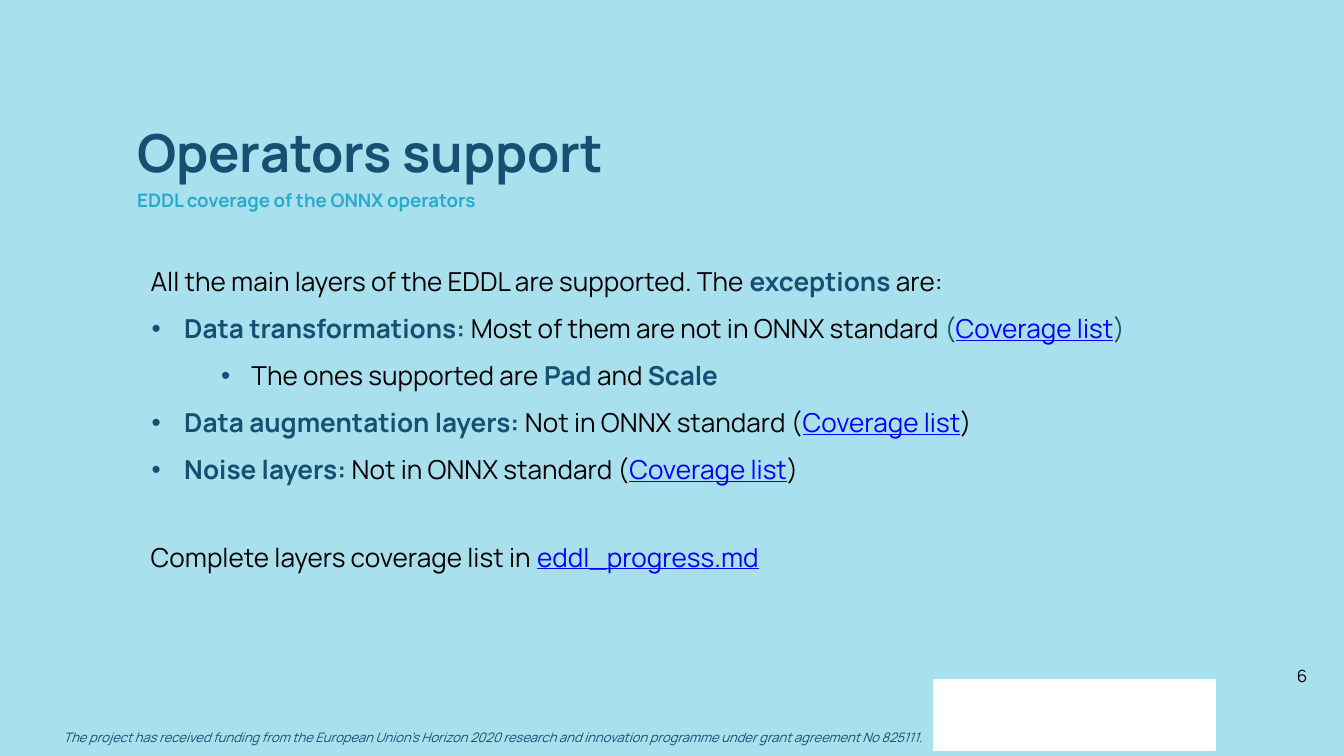
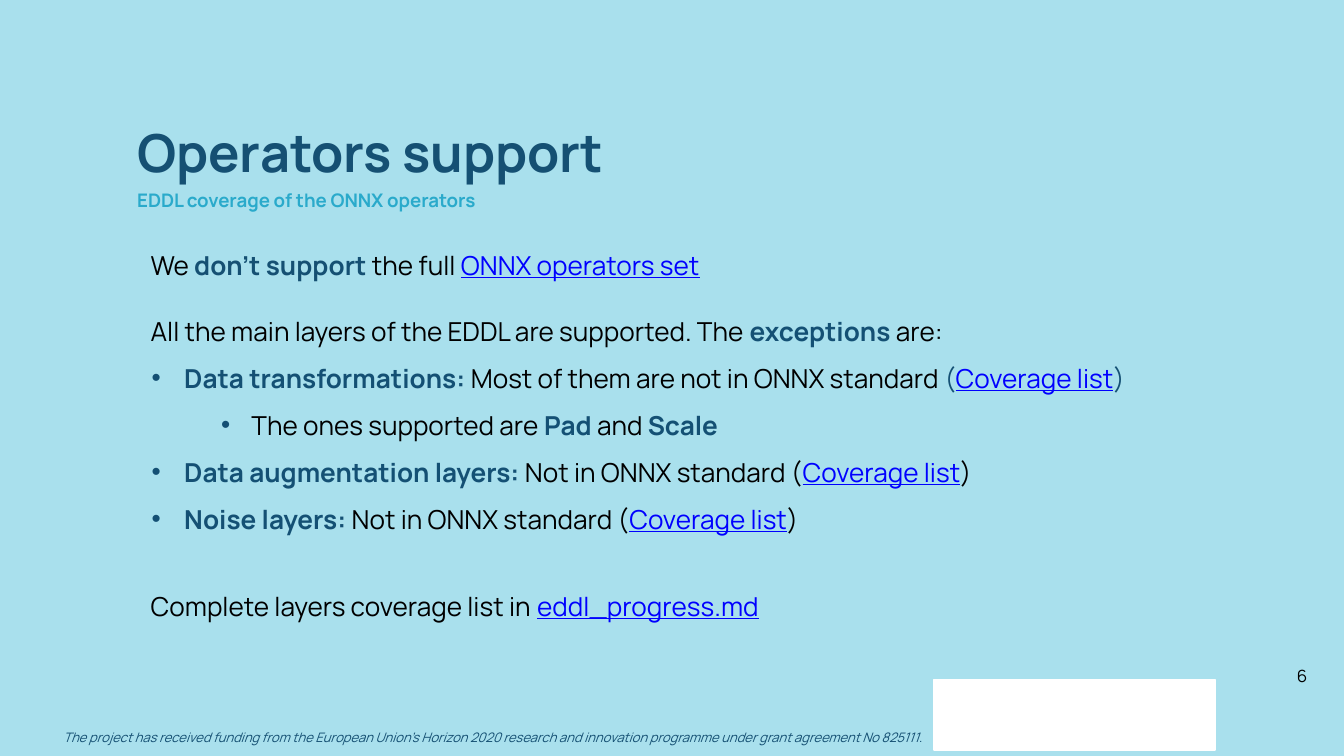
Before and after one commit to deephealthproject/winter-school, a slide deck: slide 6 of lab/00_ecvl_eddl_environment/ONNX_in_EDDL.pptx. Drawn at 1344x756 pixels with LibreOffice and Linux fonts; fonts in the diff are those of the drawing; background and template pictures are left out. Boxes give left, top, right and bottom in pixels: in the first picture for what was removed or moved away, otherwise in the second. Text is boxed around its words. In the diff, an @@ line names an element or a change of style, - is before the commit and + after.

Commit message:
Updated ONNX_in_EDDL slides

```diff
--- a/lab/00_ecvl_eddl_environment/ONNX_in_EDDL.pptx
+++ b/lab/00_ecvl_eddl_environment/ONNX_in_EDDL.pptx
@@ text "We don’t support the full ...": place and size @@
-text "We don’t support the full ..." at box(151, 271, 1125, 574)
+text "We don’t support the full ..." at box(151, 255, 1125, 623)
@@ text at box(151, 255, 699, 282): paragraph added @@
+We don’t support the full ONNX operators set
@@ text at box(151, 321, 943, 348): more space between paragraphs @@
```
Also in this commit, not shown: 2 other slides changed, 1 other file.
